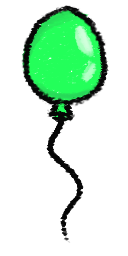
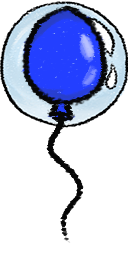
Layers edited between the first and the second 128px x 256px image:
hid "Layer 4" over [22, 7, 106, 121]
showed "Layer 2" over [21, 8, 105, 122]
added layer "Bubble_Opaque" over [0, 0, 128, 128]
